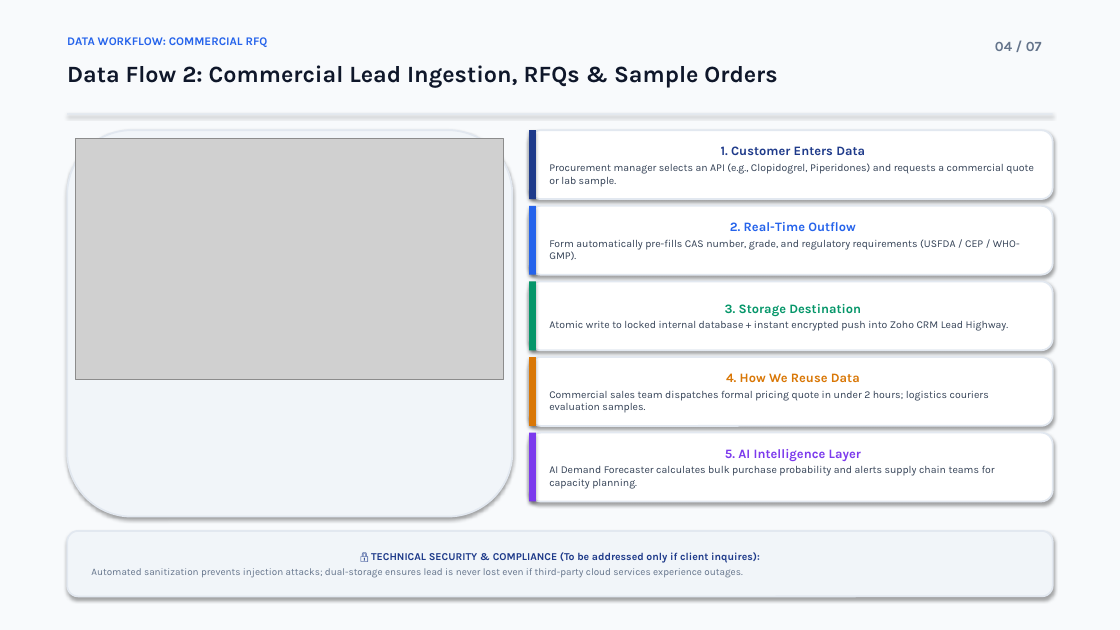
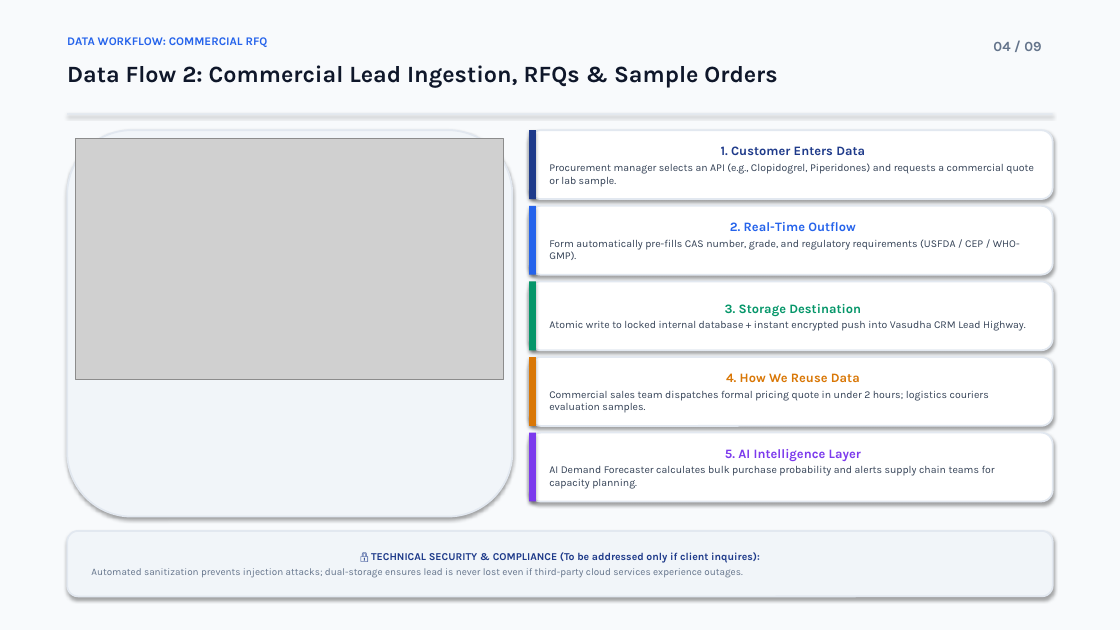
Before and after one commit to saikrishna-bethamcharla/vasudhapharma-green, a slide deck: slide 4 of Vasudha_Pharma_Corporate_Presentation.pptx. Drawn at 1120x630 pixels with LibreOffice and Linux fonts; fonts in the diff are those of the drawing; grey boxes stand for pictures. Boxes give left, top, right and bottom in pixels: in the first picture for what was removed or moved away, otherwise in the second. Text is boxed around its words. In the diff, an @@ line names an element or a change of style, - is before the commit and + after.

```diff
--- a/Vasudha_Pharma_Corporate_Presentation.pptx
+++ b/Vasudha_Pharma_Corporate_Presentation.pptx
@@ text at (993,42,1041,51): text changed @@
-04 / 07
+04 / 09
@@ text in rounded rectangle at (549,321,1026,331): text changed @@
-Atomic write to locked internal database + instant encrypted push into Zoho CRM Lead Highway.
+Atomic write to locked internal database + instant encrypted push into Vasudha CRM Lead Highway.
```
Also in this commit, not shown: 5 other slides changed, 2 slides added, 5 other files.
